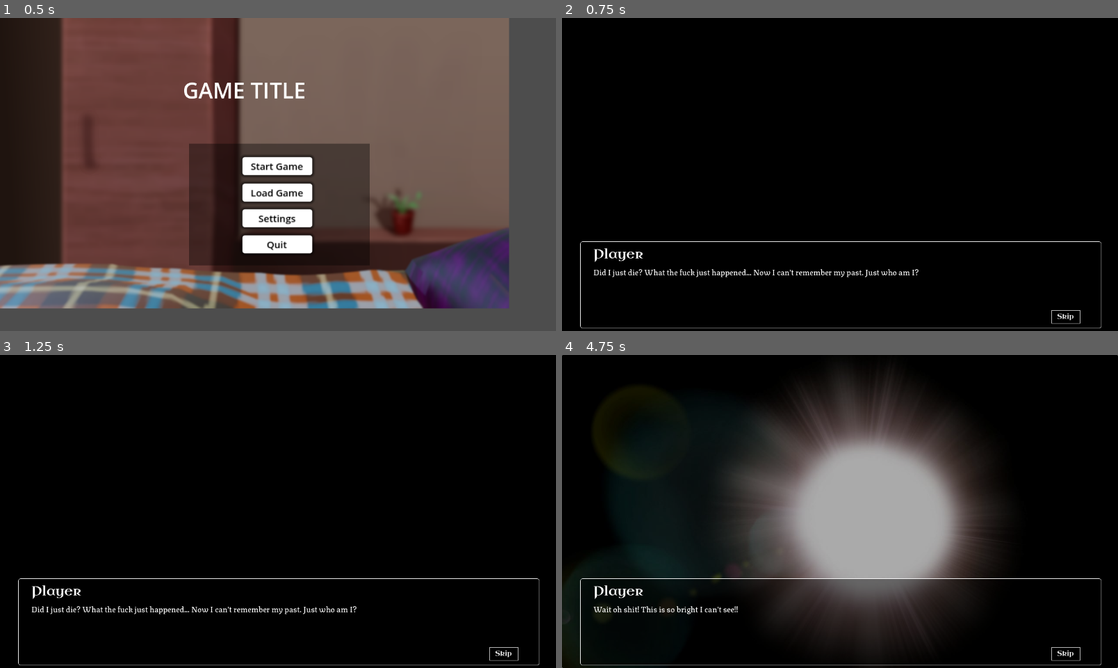
Above: before the commit, frames 1-4 (two rows, left to right).
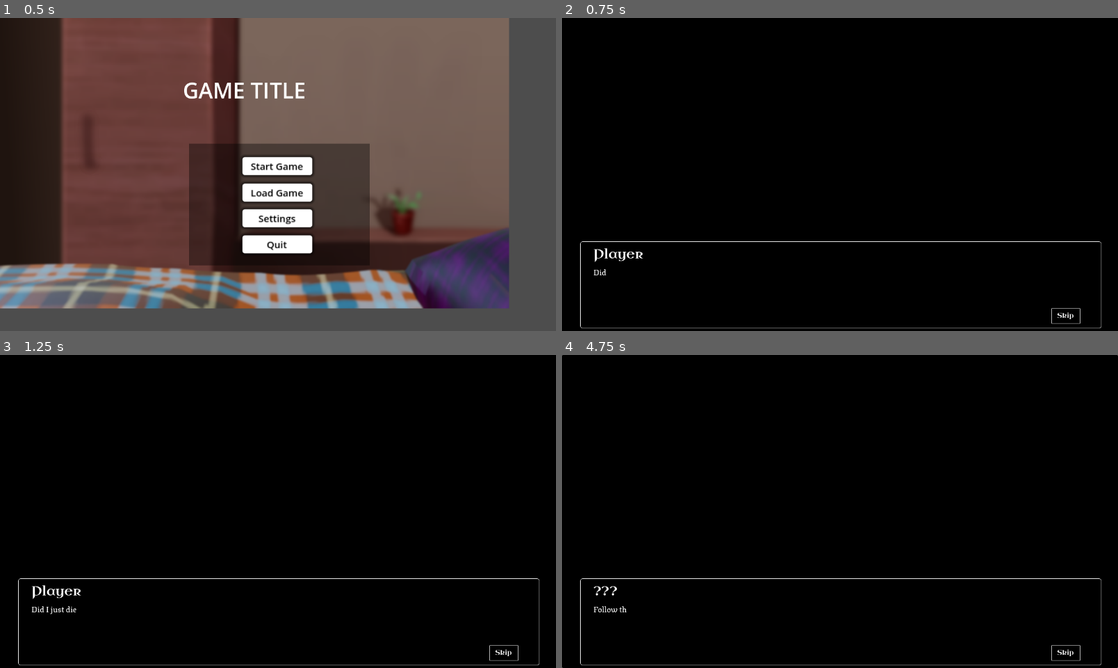
Above: after the commit, the same moments.

Repository: JoshuaSaayo/scrap-androids
Game: Godot game, scene res://UI/menu.tscn
Two runs of this game, one before a commit and one after it. Both use one fixed random seed, a clock stepped at 60 frames per second and the inputs below.
Inputs (mouse positions are in pixels of both pictures, inside the frame that each line leads up to):
- Up to frame 1 (0.5 s): no input
- Up to frame 2 (0.75 s): click "Start Game" at 0.5 s
- Up to frame 3 (1.25 s): no input
- Up to frame 4 (4.75 s): click "Skip" at 1.25 s; click "Skip" at 2 s; click (840, 511) at 2.75 s; click (840, 511) at 3.5 s; click "Skip" at 4.25 s

Frame 1 is identical in both runs. In frame 2, 0.6% of the frame differs, in the area x 8-94%, y 80-97%; in frame 3, 0.5%; in frame 4, 35%, in the area x 0-94%, y 6-97%.

Commit message:
added message

Diff:
--- a/game/main_scenes/dialogue_scene.gd
+++ b/game/main_scenes/dialogue_scene.gd
@@ -10,28 +10,32 @@
 @export var illusts: Array[Texture2D] = []
 @export var illust_line_ranges: Array[int] = [] # new — defines when to change image
 @export var puzzle_scene: String = "res://main_scenes/puzzle.tscn"
+@export var text_speed: float = 0.05 # Time between each character (in seconds)
 
 # --- Dialogue lines
 var dialogues = [
-	{"name": "Player", "text": "Did I just die? What the fuck just happened… Now I can’t remember my past. Just who am I?"},
+	{"name": "Player", "text": "Did I just die? What the fuck just happened… Now I can't remember my past. Just who am I?"},
 	{"name": "???", "text": "You are not dead."},
 	{"name": "Player", "text": "Who is that?"},
 	{"name": "???", "text": "Follow this light and I will show you the next path you must step forward… Our great Voyager."},
 	{"name": "Player", "text": "Huh?"},
-	{"name": "Player", "text": "Wait oh shit! This is so bright I can’t see!!"},
+	{"name": "Player", "text": "Wait oh shit! This is so bright I can't see!!"},
 	{"name": "Player", "text": "What the… Where am I? This place looks so cozy. Let me stroll for a while."},
-	{"name": "Player", "text": "I must be dreaming and I can’t figure out my name and who am I?"},
+	{"name": "Player", "text": "I must be dreaming and I can't figure out my name and who am I?"},
 	{"name": "Player", "text": "All I remembered was a whisper saying I am their Voyager…"},
 	{"name": "Player", "text": "Huh… wait holy-"},
-	{"name": "Girl in the tree", "text": "Mmm mmm yes it so good~."},
+	{"name": "Girl in the tree", "text": "Mmm mmm yes it so good~"},
 	{"name": "Player", "text": "Is she… Masturbating?"},
 	{"name": "Girl in the tree", "text": " hmm? Hey you! I know you saw me here! I want you to come here."},
 	{"name": "Player", "text": "Ehh.. What do you want, miss?"},
-	{"name": "Girl in the tree:", "text": "Aahh finally! The Voyager is here, I am bored doing only fingering my pussy."},
+	{"name": "Girl in the tree:", "text": "aahh finally! The Voyager is here. I am bored by fingering my pussy"},
 	{"name": "Rachel", "text": "Come here and call me Rachel and please, my pussy is itchy. I need your cock~"},
 ]
 
 var current_line := 0
+var is_typing := false
+var current_text := ""
+var typewriter_tween: Tween
 
 func _ready():
 	next_button.pressed.connect(_on_next_pressed)
@@ -39,17 +43,55 @@
 	_update_illust()
 
 func _on_next_pressed():
-	current_line += 1
-	if current_line < dialogues.size():
-		_update_dialogue()
-		_update_illust()
+	if is_typing:
+		# Skip to end if still typing
+		_skip_typing()
 	else:
-		_go_to_puzzle()
+		current_line += 1
+		if current_line < dialogues.size():
+			_update_dialogue()
+			_update_illust()
+		else:
+			_go_to_puzzle()
 
 func _update_dialogue():
 	var line = dialogues[current_line]
-	dialogue_label.text = line["text"]
 	character_name.text = line["name"]
+	current_text = line["text"]
+
+	# Start with empty text
+	dialogue_label.text = ""
+
+	# Start typewriter effect
+	_start_typewriter_effect()
+
+func _start_typewriter_effect():
+	is_typing = true
+
+	# Clear any existing tween
+	if typewriter_tween:
+		typewriter_tween.kill()
+
+	typewriter_tween = create_tween()
+	var visible_characters := 0
+
+	# Animate the text character by character
+	typewriter_tween.tween_method(_set_visible_characters, 0, current_text.length(), text_speed * current_text.length())
+	typewriter_tween.tween_callback(_on_typing_finished)
+
+func _set_visible_characters(count: int):
+	var char_count = int(count)
+	dialogue_label.text = current_text.substr(0, char_count)
+
+func _on_typing_finished():
+	is_typing = false
+	dialogue_label.text = current_text # Ensure full text is displayed
+
+func _skip_typing():
+	if typewriter_tween:
+		typewriter_tween.kill()
+	dialogue_label.text = current_text
+	is_typing = false
 
 func slide_illust(new_texture: Texture2D):
 	var start_pos = illust.position
--- a/game/main_scenes/dialogue_scene.tscn
+++ b/game/main_scenes/dialogue_scene.tscn
@@ -104,7 +104,7 @@
 anchor_right = 1.0
 anchor_bottom = 1.0
 offset_left = -115.0
-offset_top = -42.0
+offset_top = -46.0
 offset_right = -49.0
 offset_bottom = -11.0
 grow_horizontal = 0
--- a/game/main_scenes/puzzle.gd
+++ b/game/main_scenes/puzzle.gd
@@ -9,6 +9,7 @@
 @onready var FullImageClear: TextureRect = $FullImageClear
 @onready var grid: GridContainer = $Grid
 @onready var FullImageBlur: TextureRect = $FullImageBlur
+@onready var message: Label = $Message
 
 var tiles: Array = []        # tile nodes by tile_id (0..2)
 var puzzle_state: Array = [] # length 4, contains tile_id or EMPTY_TILE
@@ -146,6 +147,7 @@
 
 	tween.parallel().tween_property(grid, "modulate:a", 0.0, 1.0)
 	tween.parallel().tween_property(FullImageBlur, "modulate:a", 0.0, 1.0)
+	tween.parallel().tween_property(message, "modulate:a", 0.0, 1.0)
 
 	tween.tween_callback(func():
 		print("Full clear image revealed!")
--- a/game/main_scenes/puzzle.tscn
+++ b/game/main_scenes/puzzle.tscn
@@ -1,8 +1,15 @@
-[gd_scene load_steps=4 format=3 uid="uid://cv3lq5t4igbwx"]
+[gd_scene load_steps=6 format=3 uid="uid://cv3lq5t4igbwx"]
 
 [ext_resource type="Script" uid="uid://dyq64lmdoyqy1" path="res://main_scenes/puzzle.gd" id="1_751xq"]
 [ext_resource type="Texture2D" uid="uid://cqnvekm6kv2wb" path="res://assets/puzzle_assets/puzzle_tiles_1/Rachel_LS.png" id="2_v5n6s"]
 [ext_resource type="Texture2D" uid="uid://bl8lj7j580lye" path="res://assets/puzzle_assets/puzzle_tiles_1/Rachel_LS_blurred.png" id="3_v5n6s"]
+[ext_resource type="FontFile" uid="uid://dkm2355qngj5i" path="res://UI/Fonts/Texturina-VariableFont_opsz,wght.ttf" id="4_esv5j"]
+
+[sub_resource type="LabelSettings" id="LabelSettings_ae0lw"]
+font = ExtResource("4_esv5j")
+font_size = 30
+outline_size = 2
+outline_color = Color(0, 0, 0, 1)
 
 [node name="Puzzle" type="Control"]
 layout_mode = 3
@@ -51,10 +58,25 @@
 
 [node name="SolveButton" type="Button" parent="."]
 layout_mode = 0
-offset_left = 732.0
-offset_top = 38.0
-offset_right = 834.0
-offset_bottom = 69.0
+offset_left = 997.0
+offset_top = 18.0
+offset_right = 1099.0
+offset_bottom = 49.0
 text = "Solve Puzzle"
 
+[node name="Message" type="Label" parent="."]
+layout_mode = 1
+anchors_preset = 5
+anchor_left = 0.5
+anchor_right = 0.5
+offset_left = -254.0
+offset_top = 50.0
+offset_right = 254.0
+offset_bottom = 147.0
+grow_horizontal = 2
+text = "Solve the Puzzle to unlock the lustful
+desires in this mysterious world."
+label_settings = SubResource("LabelSettings_ae0lw")
+horizontal_alignment = 1
+
 [connection signal="pressed" from="SolveButton" to="." method="_on_solve_button_pressed"]
